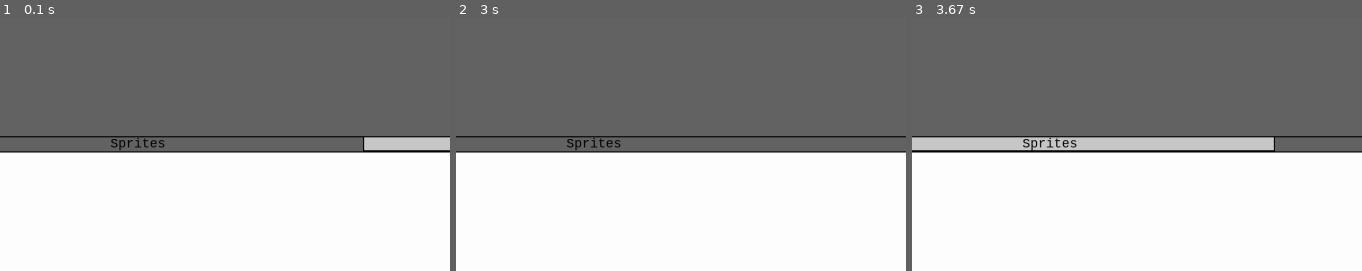
Above: before the commit, frames 1-3 (left to right).
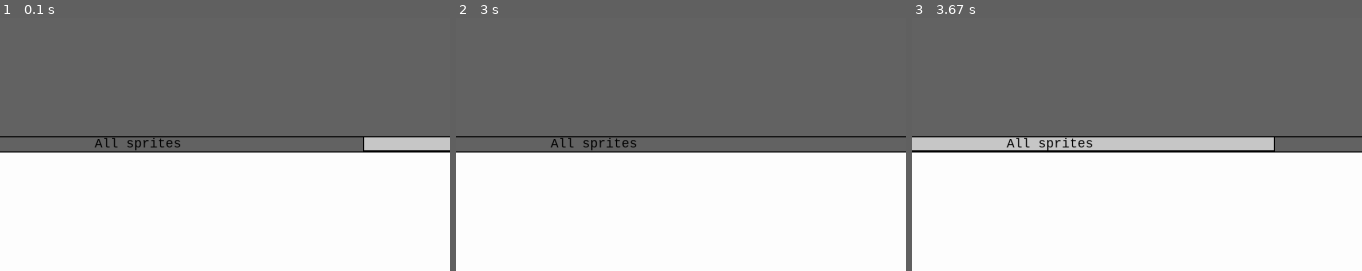
Above: after the commit, the same moments.

Repository: Culf-B/PygameLevelEditor
Game: pygame game, started from main.py
The game is run twice, just before and just after one commit, with the same random seed, the same clock (stepped at 60 frames per second) and the same inputs.
Inputs (mouse positions are % of the whole screen's width and height, from its top left):
- Up to frame 1 (0.1 s): no input
- Up to frame 2 (3 s): click (95, 15) at 0.88 s; click (80, 15) at 1.22 s; press the mouse at (75, 71) at 1.53 s; move the mouse to (45, 79) at 1.63 s; release the mouse at (15, 87) at 1.77 s; press the mouse at (75, 71) at 2.87 s; move the mouse to (67, 71) at 2.97 s
- Up to frame 3 (3.67 s): release the mouse at (60, 71) at 3.1 s
The pictures show only the part of the screen within x 10-60%, y 47-97%; the shares and areas given below are measured in that part.

The runs differ from the first frame. In frame 1, 0.3% of the frame differs, in the area x 21-40%, y 47-53%; in frame 2, 0.3%; in frame 3, 0.4%, in the area x 21-41%, y 47-53%.

Commit message:
Changes to options window when sprite is selected

Diff:
--- a/gui.py
+++ b/gui.py
@@ -21,6 +21,9 @@
         self.wRightCoeffs = [0.3, 0.7]
         self.wBottomCoeffs = [1, 0.3]
 
+        # Temporary memory
+        self.currentInfoSprite = None
+
         # Color schemes
         self.standardLabelColorScheme = {
             "standard": [
@@ -260,7 +263,7 @@
             self.wBottomSprites.getSurface(),
             pygame.Rect(0, 0, self.wBottomSprites.getWidth(), self.wBottomSprites.getHeight()),
             {
-                "sprites": {
+                "all sprites": {
                     "objectSize": [50, 50],
                     "objectColorScheme": self.standardScrolledSelectorObjectColorScheme,
                     "objectBorderSize": 2,
@@ -299,7 +302,7 @@
                 self.projectManager.load(obj.text)
 
                 # Place sprites in sprite scrollbox
-                self.bottomMultiBox.addObjects("sprites", [
+                self.bottomMultiBox.addObjects("all sprites", [
                     SelectableSpriteScrollObject(sprite) for sprite in self.projectManager.getSelectedProjectObject().getSprites()
                 ])
 
@@ -310,6 +313,21 @@
         pass
 
     def draw(self, events):
+        # Check for selections in bottomMultiBox
+        self.currentInfoSprite = None
+        for obj in self.bottomMultiBox.getObjects(self.bottomMultiBox.getCurrentPageName()):
+            if obj.isSelected():
+                self.currentInfoSprite = obj.getSprite()
+                break
+
+        # Update activated windows
+        if self.currentInfoSprite == None:
+            self.wRightOptions.deactivate_all()
+            self.wRightProjectManager.activate_all()
+        else:
+            self.wRightOptions.activate_all()
+            self.wRightProjectManager.deactivate_all()
+
         # Update contents of wRightProjectManager
         if self.wRightProjectManager.activated:
             self.wRight_projectStatusText.text = f'Project: {self.projectManager.getSelectedProject()}'
--- a/tools/uielements.py
+++ b/tools/uielements.py
@@ -682,10 +682,13 @@
 
     def getObjects(self, page):
         if page in self.pageNames:
-            return self.scrollBoxes[page].getObjects
+            return self.scrollBoxes[page].getObjects()
         else:
             print(f'Page "{page}" doesn\'t exists!')
             return None
+
+    def getCurrentPageName(self):
+        return self.currentPage
 
 class LineBasedObjectScrollBox(ObjectScrollBox):
     def updateContentDimensions(self):
@@ -771,7 +774,17 @@
         self.exportSurface.blit(self.renderedText, [0, self.size[1] // 2 - self.renderedText.get_height() // 2])
         pygame.draw.rect(self.exportSurface, self.curColors[1], pygame.Rect(0, 0, self.size[0], self.size[1]), self.borderWidth)
 
+    def isSelected(self):
+        return self.selected
+
 class SelectableSpriteScrollObject(SelectableScrollObject):
+    '''
+    A selectable scroll object with a sprite as its icon.
+
+    Requirements for sprite:
+    - Sprite has to return a surface when its update function is called.
+    - Sprites update function takes delta time as its only parameter
+    '''
     def __init__(self, sprite):
         self.selected = False
         self.sprite = sprite
@@ -786,3 +799,6 @@
 
         self.exportSurface.blit(self.sprite.update(delta), [0, 0])
         pygame.draw.rect(self.exportSurface, self.curColors[1], pygame.Rect(0, 0, self.size[0], self.size[1]), self.borderWidth)
+
+    def getSprite(self):
+        return self.sprite
